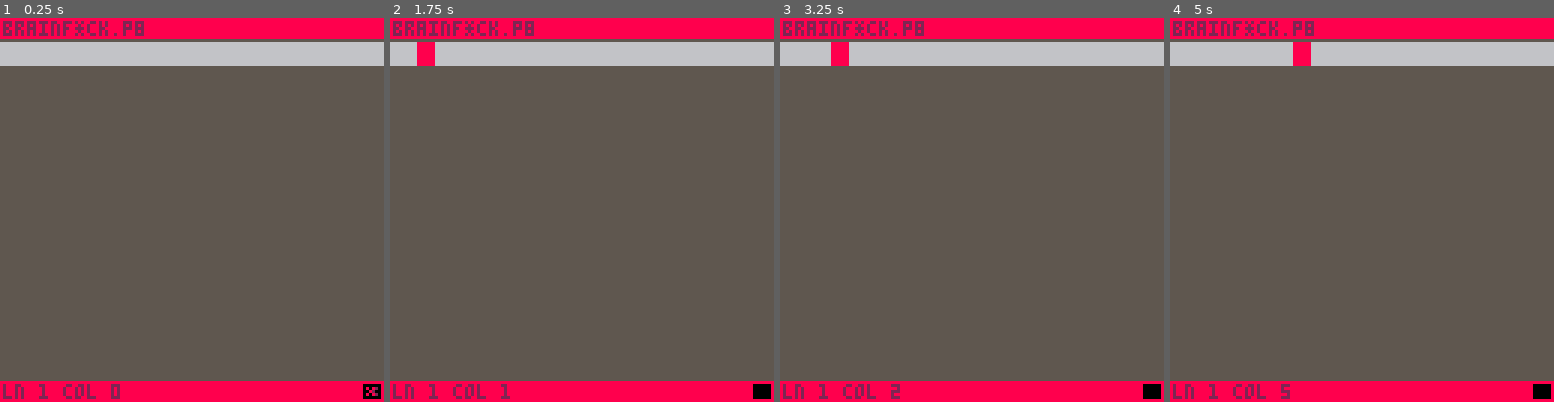
Above: before the commit, frames 1-4 (left to right).
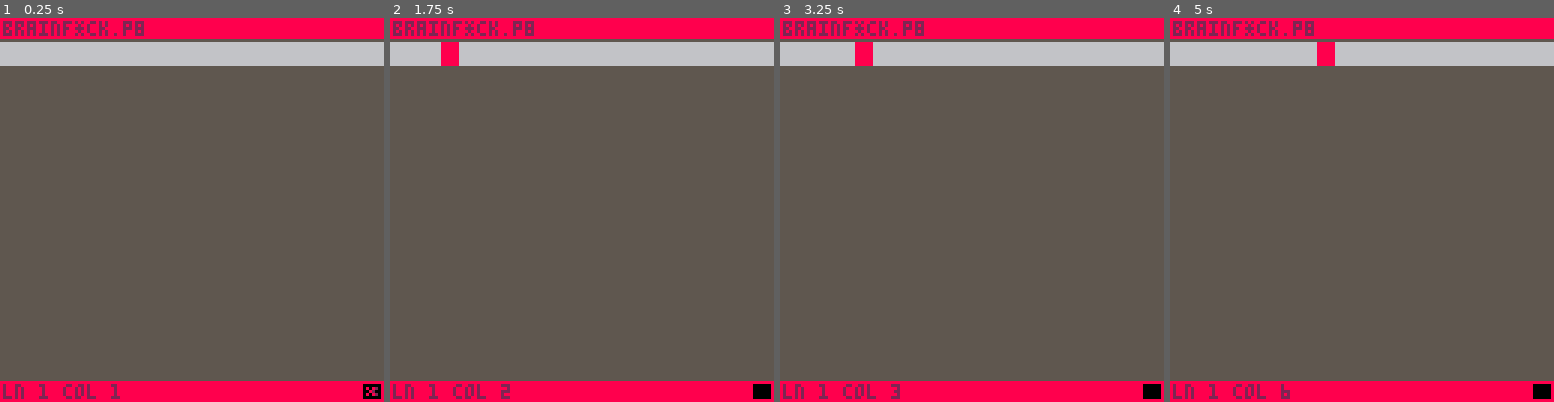
Above: after the commit, the same moments.

Repository: EveMeows/PicoBrained
Game: PICO-8 cartridge pico.p8
The game is run twice, just before and just after one commit, with the same random seed, the same clock (stepped at 60 frames per second) and the same inputs.
Inputs:
- Up to frame 1 (0.25 s): no input
- Up to frame 2 (1.75 s): tap X (X key) at 0.33, 1.07 s; tap O (Z key) at 0.7, 1.7 s; hold Right from 1.6 s (still down)
- Up to frame 3 (3.25 s): tap X (X key) at 1.85, 2.97 s; release Right at 2.1 s; tap O (Z key) at 2.1, 2.5, 2.9 s; hold Up 2.15-2.42 s; hold Right 2.47-3.03 s; hold Left from 3.08 s (still down)
- Up to frame 4 (5 s): tap O (Z key) every 0.4 s from 3.3 to 4.9 s; release Left at 3.58 s; hold Down 3.63-3.97 s; hold Right 4.02-4.68 s; tap X (X key) at 4.08 s; hold Up from 4.73 s (still down)

The runs differ from the first frame. In frame 1, less than 0.1% of the frame differs, in the area x 28-32%, y 95-99%; in frame 2, 0.6%, in the area x 7-32%, y 6-99%; in frame 3, 0.6%; in frame 4, 0.6%.

Commit message:
Fix soe bugsm add visual code interpretation and the interpreter.

Diff:
--- a/pico.p8
+++ b/pico.p8
@@ -7,6 +7,7 @@
 	-- set btnp delay
 	poke(0x5f5d, 2.5)
 
+	editing:once()
 	state:set(editing)
 end
 
@@ -26,7 +27,7 @@
 	active = nil
 }
 
-function state:set(new)
+function state:set(new, runinit)
 	self.active = new
 	self.active:init()
 end
@@ -166,6 +167,8 @@
 	lsh = true,
 	lcl = 6,
 }
+
+-- internal
 
 tokens = {
 	kill = 1,
@@ -178,13 +181,27 @@
 	bracket_open = 8,
 	bracket_close = 9,
 }
+
+chtotk = {
+	[">"] = 7, ["<"] = 6,
+	["+"] = 5, ["-"] = 4,
+	["["] = 8, ["]"] = 9,
+	[","] = 2, ["."] = 3,
+}
+
+tktoch = {
+	[7] = ">", [6] = "<",
+	[5] = "+", [4] = "-",
+	[8] = "[", [9] = "]",
+	[2] = ",", [3] = ".",
+}
 -->8
 -- editing
 
 editing = {}
 
-function editing:init()
-	self.min = 0
+function editing:once()
+	self.min = 1
 	self.pos = {
 		ln = 1, cm = self.min,
 	}
@@ -222,6 +239,9 @@
 	self.cam = {
 		x = 0, y = 0,
 	}
+end
+
+function editing:init()
 end
 
 function editing:__incp(c)
@@ -388,7 +408,7 @@
 
 		-- if we want to delete
 		if self.active.token == tokens.kill then
-			self.lines[self.pos.ln][self.pos.cm] = nil
+			self.lines[self.pos.ln][self.pos.cm] = -1
 		else
 		-- place token down
 			self.lines[self.pos.ln][self.pos.cm] = self.active.token
@@ -446,7 +466,11 @@
 
 function menu:init()
 	self:create("run code", function()
-		-- todo
+		state:set(running)
+	end)
+
+	self:create("visual", function()
+		state:set(visual)
 	end)
 
 	self:create("options", function()
@@ -465,7 +489,25 @@
 
 		for idx=1,#data do
 			local ch = sub(data, idx, idx)
-
+			if ch == "\n" then
+				y += 1
+				x = 1
+				goto continue
+			end
+
+			if chtotk[ch] == nil then
+				goto continue
+			end
+
+			local lns = editing.lines
+			if lns[y] == nil then
+				lns[y] = {}
+			end
+
+			lns[y][x] = chtotk[ch]
+			x += 1
+
+			::continue::
 		end
 	end)
 
@@ -497,6 +539,210 @@
 
 	self.handle:draw()
 end
+-->8
+-- running
+
+bf_state = {}
+bf_state.__index = bf_state
+
+function bf_state:new()
+	cs = 30000
+	local b = {
+		cells = {},
+		current_index = 1,
+		loop_stack = {},
+	}
+
+	for i=1,cs do
+		b.cells[i] = 0
+	end
+
+	return setmetatable(b, bf_state)
+end
+
+running = {
+	bfs = nil,
+	code = "",
+	output = "",
+	pos = 1,
+}
+
+function running:init()
+	self.bfs = bf_state:new()
+	self.code = ""
+	self.output = ""
+
+	-- create code
+	for i=1,#editing.lines do
+		local ln = editing.lines[i]
+		for j=1,#ln do
+			local tk = ln[j]
+			if tk != nil and tk != -1 then
+				self.code = self.code .. tktoch[tk]
+			end
+		end
+	end
+
+	-- interpret code
+	local keys = split(self.code, "")
+	self.pos = 1
+
+	while self.pos < #keys do
+		local key = keys[self.pos]
+		if key == "+" then
+			self.bfs.cells[self.bfs.current_index] += 1
+			if self.bfs.cells[self.bfs.current_index] > 255 then
+				self.bfs.cells[self.bfs.current_index] = 0
+			end
+		elseif key == "-" then
+			self.bfs.cells[self.bfs.current_index] -= 1
+			if self.bfs.cells[self.bfs.current_index] < 0 then
+				self.bfs.cells[self.bfs.current_index] = 255
+			end
+		elseif key == ">" then
+			self.bfs.current_index += 1
+		elseif key == "<" then
+			if self.bfs.current_index > 1 then
+				self.bfs.current_index -= 1
+			end
+		elseif key == "[" then
+			add(self.bfs.loop_stack, self.pos)
+		elseif key == "]" then
+			if self.bfs.cells[self.bfs.current_index] == 0 then
+				deli(self.bfs.loop_stack, #self.bfs.loop_stack)
+			else
+				self.pos = self.bfs.loop_stack[#self.bfs.loop_stack]
+			end
+		elseif key == "." then
+			self.output = self.output .. chr(self.bfs.cells[self.bfs.current_index])
+		end
+
+		self.pos += 1
+	end
+end
+
+function running:update()
+	if btnp(❎) then
+		state:set(editing, false)
+	end
+end
+
+function running:draw()
+	cls(0)
+
+	-- code output
+	if self.output == "" then
+		?"no output.",1,10,7
+	else
+		?self.output,1,10,7
+	end
+	-- ui
+	camera(0,0)
+
+	?"output",1,1,7
+	line(0,7,128,7,7)
+
+	line(0,120,128,120,6)
+	?"return to editor ❎",1,122,6
+end
+-->8
+-- visual
+
+visual = {}
+
+function visual:init()
+	self.bounds = {
+		x = 1, y = 9,
+	}
+
+	self.bfs = bf_state:new()
+	self.code = ""
+
+	-- create code
+	for i=1,#editing.lines do
+		local ln = editing.lines[i]
+		for j=1,#ln do
+			local tk = ln[j]
+			if tk != nil and tk != -1 then
+				self.code = self.code .. tktoch[tk]
+			end
+		end
+	end
+
+	-- interpret code
+	local keys = split(self.code, "")
+	self.pos = 1
+
+	while self.pos < #keys do
+		local key = keys[self.pos]
+		if key == "+" then
+			self.bfs.cells[self.bfs.current_index] += 1
+			if self.bfs.cells[self.bfs.current_index] > 255 then
+				self.bfs.cells[self.bfs.current_index] = 0
+			end
+		elseif key == "-" then
+			self.bfs.cells[self.bfs.current_index] -= 1
+			if self.bfs.cells[self.bfs.current_index] < 0 then
+				self.bfs.cells[self.bfs.current_index] = 255
+			end
+		elseif key == ">" then
+			self.bfs.current_index += 1
+		elseif key == "<" then
+			if self.bfs.current_index > 1 then
+				self.bfs.current_index -= 1
+			end
+		elseif key == "[" then
+			add(self.bfs.loop_stack, self.pos)
+		elseif key == "]" then
+			if self.bfs.cells[self.bfs.current_index] == 0 then
+				deli(self.bfs.loop_stack, #self.bfs.loop_stack)
+			else
+				self.pos = self.bfs.loop_stack[#self.bfs.loop_stack]
+			end
+		end
+
+		self.pos += 1
+	end
+end
+
+function visual:update()
+	if btnp(❎) then
+		state:set(editing)
+	end
+
+	if btnp(⬅️) then
+		if self.bounds.x > 1 then
+			self.bounds.x -= 1
+			self.bounds.y -= 1
+		end
+	elseif btnp(➡️) then
+		self.bounds.x += 1
+		self.bounds.y += 1
+	end
+end
+
+function visual:draw()
+	cls(0)
+
+	?"visual code representation",1,1,7
+	line(0,7,128,7,7)
+
+ local x = 1
+	local y = 55
+	for i=self.bounds.x,self.bounds.y do
+		rect(
+			x,y,
+			x+14,y+8
+		)
+		?i,x+6,y - 7,7
+		?self.bfs.cells[i],x+2,y+2,7
+		x+=14
+	end
+
+	line(0,113,128,113,6)
+	?"return to editor ❎",1,115,6
+	?"⬅️/➡️ navigate cells",1,122,6
+end
 __gfx__
 00000000000000000000000000000000000000000000000000000000000000000000000000000000000000000000000000000000000000000000000000000000
 00000000000000000000000000000000000000000003b0000000e800009a00000022220000111100000000000000000000000000000000000000000000000000
